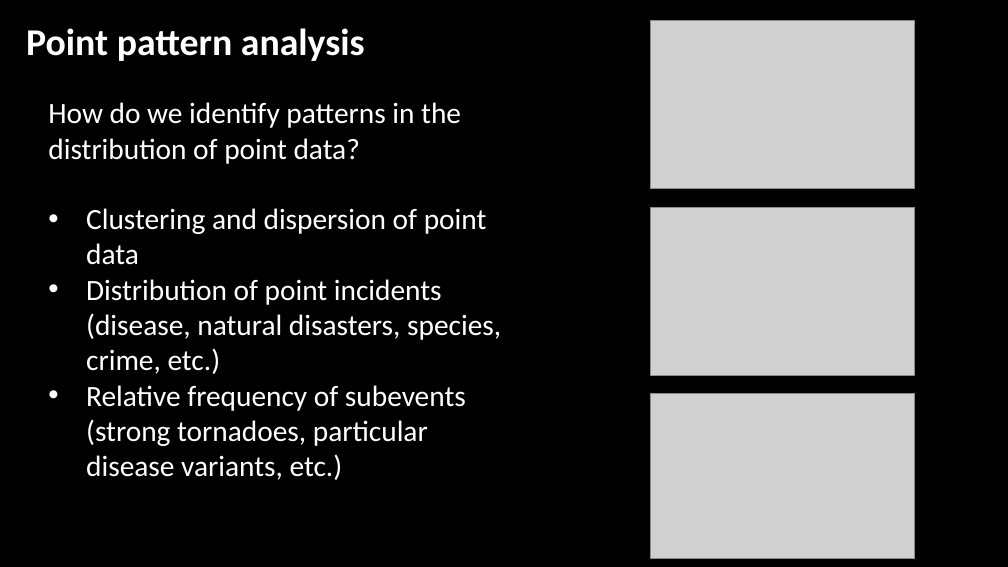
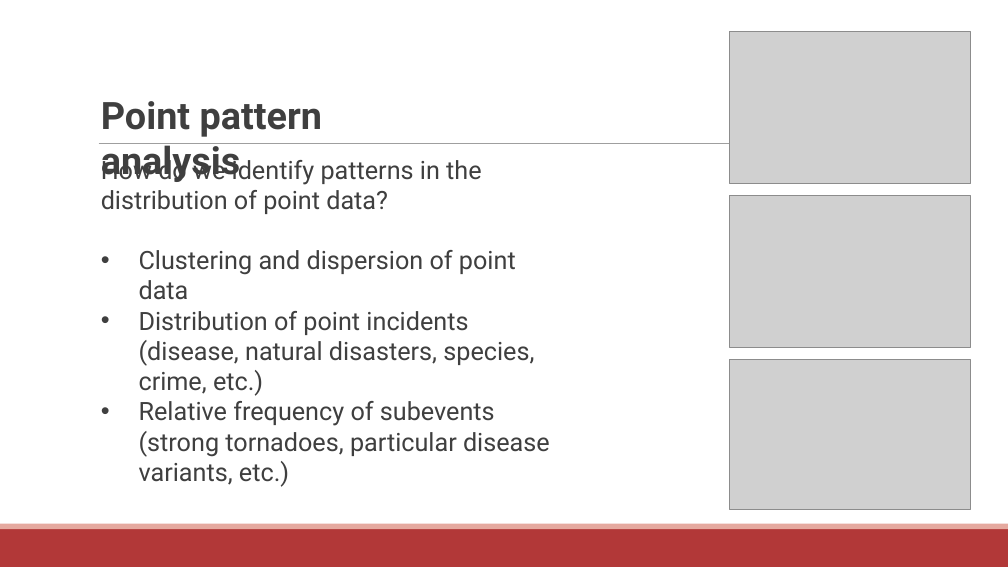
Before and after one commit to communitymaplab/geog4300_datascience, a slide deck: slide 2 of in_class_slides/geog4300_L10-Point pattern analysis and MAUP.pptx. Drawn at 1008x567 pixels with LibreOffice and Linux fonts; fonts in the diff are those of the drawing; grey boxes stand for pictures; background and template pictures are left out. Boxes give left, top, right and bottom in pixels: in the first picture for what was removed or moved away, otherwise in the second. Text is boxed around its words. In the diff, an @@ line names an element or a change of style, - is before the commit and + after.

```diff
--- a/in_class_slides/geog4300_L10-Point pattern analysis and MAUP.pptx
+++ b/in_class_slides/geog4300_L10-Point pattern analysis and MAUP.pptx
@@ background picture (left out) to #FFFFFF @@
@@ picture: place and size @@
-picture at bbox=[651, 21, 915, 189]
+picture at bbox=[730, 32, 971, 184]
@@ text "Point pattern analysis": place and size @@
-text "Point pattern analysis" at bbox=[26, 28, 365, 61]
+text "Point pattern analysis" at bbox=[101, 101, 322, 182]
@@ text "Point pattern analysis" at bbox=[101, 101, 322, 182]: font Calibri to Roboto, text colour #FFFFFF to #3F3F3F @@
@@ line added from (99, 144) to (923, 144), #9F9F9F 0.5 pt @@
@@ text "How do we identify patterns ...": place and size @@
-text "How do we identify patterns ..." at bbox=[48, 102, 501, 480]
+text "How do we identify patterns ..." at bbox=[101, 156, 550, 487]
@@ text "How do we identify patterns ..." at bbox=[101, 156, 550, 487]: size 28 to 24 pt, font Calibri to Roboto, text colour #FFFFFF to #3F3F3F @@
@@ picture: place and size @@
-picture at bbox=[651, 207, 915, 375]
+picture at bbox=[730, 196, 971, 348]
@@ picture: place and size @@
-picture at bbox=[651, 394, 915, 559]
+picture at bbox=[730, 360, 971, 509]
@@ rectangle added at bbox=[0, 529, 1008, 567], fill #B23838 @@
@@ rectangle added at bbox=[0, 524, 1008, 529], fill #E5A99F @@
```
Also in this commit, not shown: 8 other slides changed, 1 slide added, 4 slides removed, 2 other files.
